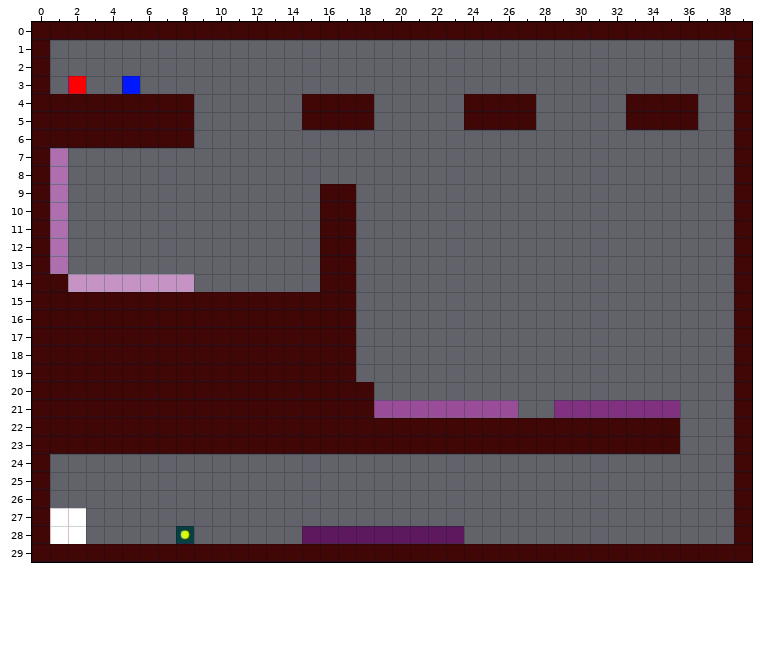
Two states of a Tiled map, levels/zack_level_1.tmx. The picture above was drawn from the file before the commit.
Cells are 20x20 px. Shown: x 0..39, y 0..29.
New version:
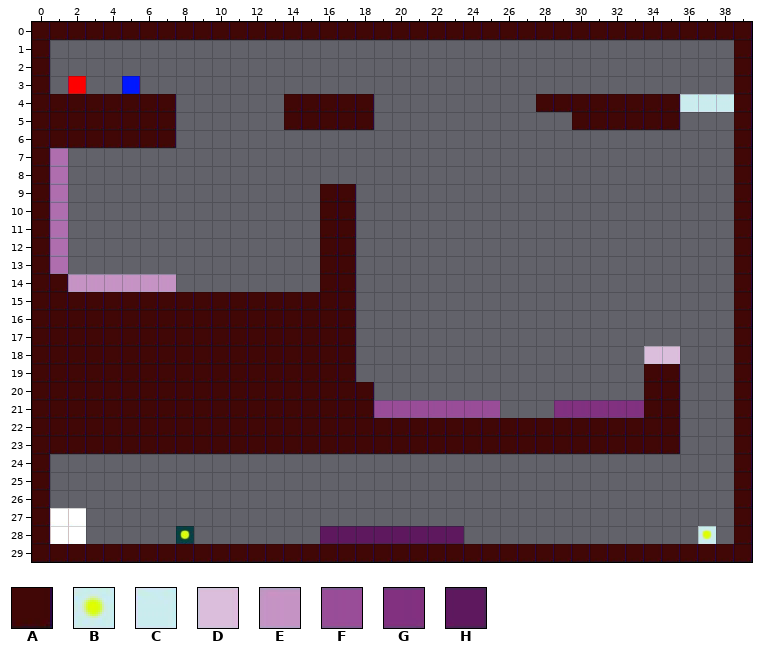
Key: from "tile_map_36_36": A 0, B 4, C 16, D 22, E 23, F 25, G 26, H 27.
_ is an empty cell.
Tiles replaced or removed in this view: A, E, F, G, H.
Diff:
Changed rows in their new state; . is an unchanged cell.
Layer "Tile Layer 1":
first column x 8:
 4 _.....A.........____AAAAA...CCC
 5 _.....A.........____..AAA..._..
 6 _..............................
first column x 8:
14 _
first column x 26:
18 ........DD
19 ........AA
20 ........AA
21 _.......AA
first column x 15:
28 _.....................B
